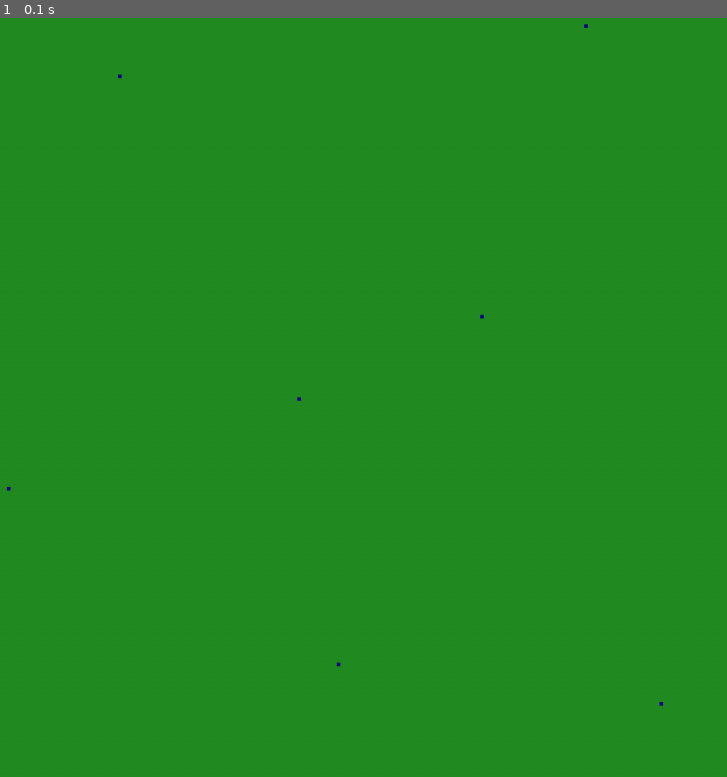
Above: before the commit, frame 1.
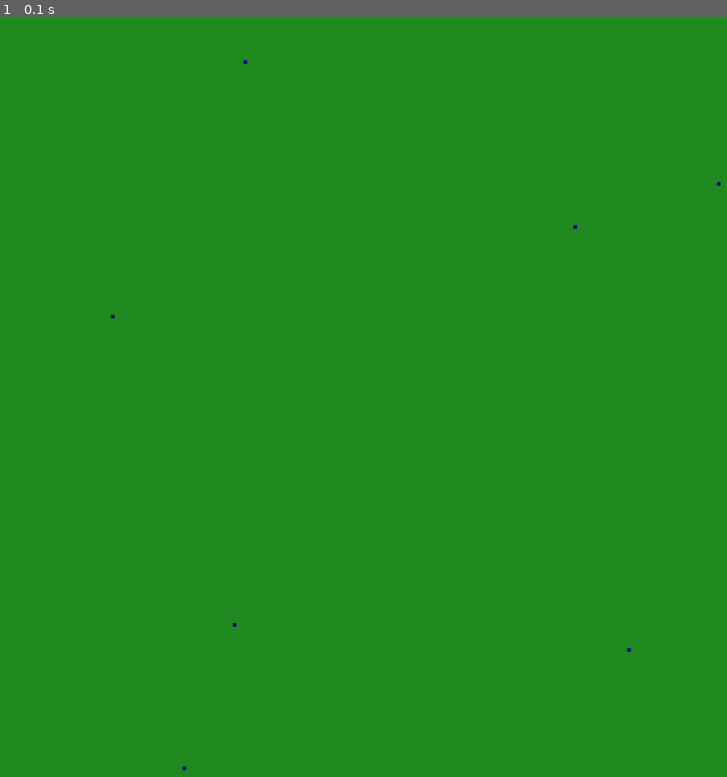
Above: after the commit, the same moment.

Repository: markus-brln/BachelorThesisForestFireControl
Game: pygame game, started from gui/main.py
The game is run twice, just before and just after one commit, with the same random seed, the same clock (stepped at 60 frames per second) and the same inputs.
Inputs:
- Up to frame 1 (0.1 s): no input

The runs differ from the first frame. In frame 1, less than 0.1% of the frame differs, in the area x 0-100%, y 0-100%.

Commit message:
agent spawn in radius around the init fire

Diff:
--- a/gui/Model/environment.py
+++ b/gui/Model/environment.py
@@ -99,11 +99,33 @@
   # Start agents at random positions
   def reset_agents(self):
     self.agents.clear()
-    for _ in range(self.nr_of_agents):
-      agent_pos = self.get_random_position()
-      while not self.position_in_bounds(agent_pos) or agent_pos in list(self.firepos):
-        agent_pos = self.get_random_position()
-      self.agents += [Agent(agent_pos, self)]
+    agentID = 0
+    for agentID in range(self.nr_of_agents):
+      if agentID % 4 == 0:
+        # for _ in range(self.nr_of_agents):
+        agent_pos = self.get_random_position(4)
+        while not self.position_in_bounds(agent_pos) or agent_pos in list(self.firepos):
+          agent_pos = self.get_random_position(4)
+        self.agents += [Agent(agent_pos, self)]
+        agentID += 1
+      elif agentID % 3 == 0:
+        agent_pos = self.get_random_position(3)
+        while not self.position_in_bounds(agent_pos) or agent_pos in list(self.firepos):
+          agent_pos = self.get_random_position(3)
+        self.agents += [Agent(agent_pos, self)]
+        agentID += 1
+      elif agentID % 2 == 0:
+        agent_pos = self.get_random_position(2)
+        while not self.position_in_bounds(agent_pos) or agent_pos in list(self.firepos):
+          agent_pos = self.get_random_position(2)
+        self.agents += [Agent(agent_pos, self)]
+        agentID += 1
+      else:
+        agent_pos = self.get_random_position(1)
+        while not self.position_in_bounds(agent_pos) or agent_pos in list(self.firepos):
+          agent_pos = self.get_random_position(1)
+        self.agents += [Agent(agent_pos, self)]
+        agentID += 1
 
 
 ## Time propagation
@@ -122,10 +144,8 @@
     #       self.DataSaver.append_datapoint()
 
     # 1
-    # if self.time % 2 == 0:        # every 5 time steps new waypoints should be set
-    #   #print("agents require new waypoints")
-    #   for agent in self.agents:
-    #     agent.assign_new_waypoint() # waypoint to
+    if self.time % 5 == 0:        # every 5 time steps new waypoints should be set
+      print("agents require new waypoints")
 
     self.time += 1                # fire and agents need this info
     # 2
@@ -182,9 +202,17 @@
     return [agent.position for agent in self.agents]
 
 
-  def get_random_position(self):
-    return random.randint(0, self.size - 1), random.randint(0, self.size - 1)
-
+  def get_random_position(self, id):
+    if id == 1:
+      return random.randint(0, int((self.size - 50) / 2)), random.randint(int((self.size / 2) + 50), (self.size - 1))
+    elif id == 2:
+      return random.randint(int((self.size / 2) + 50), (self.size - 1)), random.randint(int((self.size / 2) + 50), (self.size - 1))
+    elif id == 3:
+      return random.randint(0, int((self.size - 50) / 2)), random.randint(0, int((self.size - 50) / 2))
+    elif id == 4:
+      return random.randint(int((self.size / 2) + 50), (self.size - 1)), random.randint(0,int((self.size - 50) / 2))
+    print("agentID out of bounds!")
+    return
 
   def is_firebreak(self, position):
     return position in self.firebreaks
--- a/gui/main.py
+++ b/gui/main.py
@@ -24,7 +24,7 @@
 
 
   # Initialization
-  environment = Model(size, nr_of_agents, firesize, wind_dir=Direction.NORTH)   ## Initialize Environment
+  environment = Model(size, nr_of_agents, firesize, wind_dir=Direction.EAST)   ## Initialize Environment
   view = View(environment, block_size_in_pixels)  ## Start View
   controller = Controller(environment, view)      ## Initialize Controller with model and view
 
